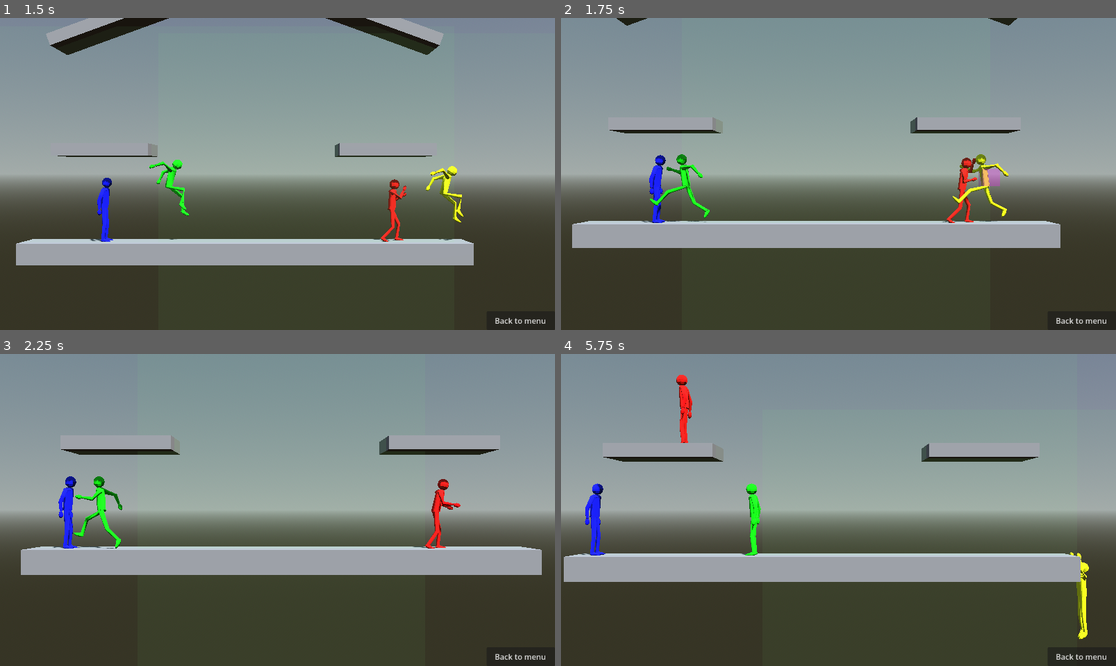
Above: before the commit, frames 1-4 (two rows, left to right).
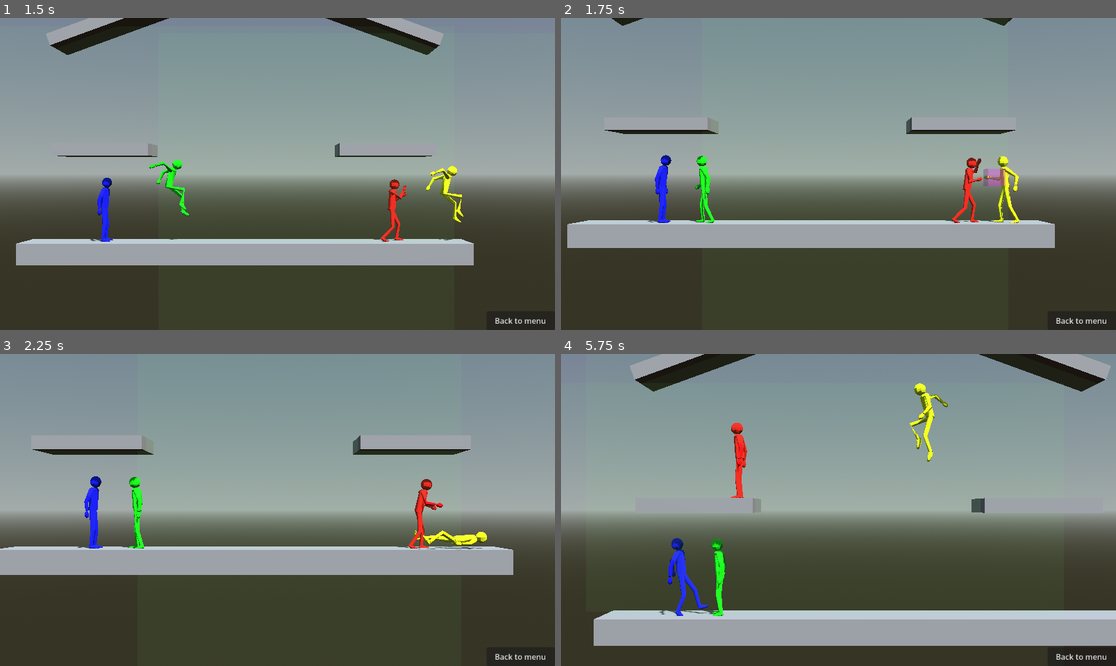
Above: after the commit, the same moments.

Repository: CocoMarck/SuperSmashTux
Game: Godot game, scene res://scenes/main.tscn
The game is run twice, just before and just after one commit, with the same random seed, the same clock (stepped at 60 frames per second) and the same inputs.
Inputs (mouse positions are in pixels of both pictures, inside the frame that each line leads up to):
- Up to frame 1 (1.5 s): click "Start" at 0.5 s; tap Enter at 1.25 s; move the mouse to (399, 158) at 1.27 s; hold Right (player1_move_right) from 1.28 s (still down); tap K (player1_attack) at 1.35 s; click (399, 158) at 1.42 s
- Up to frame 2 (1.75 s): keep holding Right (player1_move_right); tap / (player1_jump) at 1.52 s
- Up to frame 3 (2.25 s): move the mouse to (166, 525) at 2.02 s; release Right (player1_move_right) at 2.03 s; hold Down (player1_move_down) from 2.03 s (still down); tap O (player1_grab) at 2.1 s
- Up to frame 4 (5.75 s): tap / (player1_jump) at 2.27, 3.77, 4.52, 5.27 s; move the mouse to (894, 441) at 2.77 s; release Down (player1_move_down) at 2.78 s; hold Right (player1_move_right) 2.78-3.53 s; tap L (player1_power_attack) at 2.85 s; move the mouse to (810, 572) at 3.52 s; hold Up (player1_move_up) 3.53-4.28 s; tap P (player1_shield) at 3.6 s; click (810, 572) at 3.67 s; move the mouse to (1005, 556) at 4.27 s; hold . (player1_walk) 4.28-5.03 s; hold Left (player1_move_left) from 4.28 s (still down); move the mouse to (672, 463) at 5.02 s; tap G (player2_attack) at 5.1 s

Frame 1 is identical in both runs. In frame 2, 3.0% of the frame differs, in the area x 1-90%, y 0-74%; in frame 3, 3.9%; in frame 4, 25%, in the area x 0-100%, y 0-94%.

Commit message:
NPC: Atacando, obteniendo posiciones xyz, muy cercanas. En base a ello determinan cuando atacar.

Diff:
--- a/scripts/npc.gd
+++ b/scripts/npc.gd
@@ -30,9 +30,10 @@
 
 # Detección de objetos
 var _detected_platforms : Array[Platform] = []
+var _detected_persons : Array[Person] = []
 
 # Timer cambio de dirección horizontal aleatoria.
-var _invert_horizontal_direction_intervals : Array[float] = [5.0, 3.0, 1.0]
+var _invert_horizontal_direction_intervals : Array[float] = [8.0, 4.0, 5.0]
 var _count_invert_horizontal_direction : float = 0.0
 
 # Timer cambio de velocidad aleatoria.
@@ -56,7 +57,7 @@
 	return GlobalUtils.NPC_MATERIAL
 
 # Funciones | Detección de objetos
-func check_nearby_objects(delta: float) -> void:
+func _check_nearby_objects(delta: float) -> void:
 	# Solo checar si esta en el intervalo
 	_detection_counter += delta
 	if _detection_counter < _detection_interval:
@@ -68,20 +69,29 @@
 
 	# Agregar lo que se detecte
 	_detected_platforms.clear()
+	_detected_persons.clear()
 	for body in bodies:
 		#print("Detectado: ", body.name)
 		if (
 			is_instance_valid(body) and (body is Platform) ):
 			_detected_platforms.append(body)
+		if (
+			is_instance_valid(body) and (body is Person) ):
+			_detected_persons.append(body)
 
 # Funciones | Normalizar datos
-func get_nodes_positions(nodes: Array[Node3D]) -> Array[Vector3]:
+func _get_nodes_positions(nodes: Array[Node3D]) -> Array[Vector3]:
+	'''
+	Obtener posiciones de nodos. Solo si no son el propio nodo del NPC.
+	'''
 	var positions :Array[Vector3] = []
 	for obj in nodes:
+		if obj == self:
+			continue
 		positions.append(obj.global_position)
 	return positions
 
-func get_position_average_difference(position1: Vector3, position2: Vector3) -> float:
+func _get_position_average_difference(position1: Vector3, position2: Vector3) -> float:
 	'''Obtener diferencia entre dos posiciones'''
 	# Saber cual es la pos max, y cual es la min
 	var max_position :Vector3 = Vector3(
@@ -98,14 +108,14 @@
 		return 0.0
 	return (addition) / 3
 
-func get_nearest_position(positions: Array[Vector3]) -> Vector3:
+func _get_nearest_position(positions: Array[Vector3]) -> Vector3:
 	'''
 	Determina con el global position, la diferencia promedio entre varias posiciones. Y retorna la posición mas cercana.
 	'''
 	# Obtener diferencias
 	var average_differences :Array[float] = []
 	for position in positions:
-		var difference :float = get_position_average_difference(global_position, position)
+		var difference :float = _get_position_average_difference(global_position, position)
 		average_differences.append(difference)
 
 	var index_nearest_position: int = 0
@@ -115,24 +125,77 @@
 			index_nearest_position = index
 			break
 
-	# Retornar la plataforma mas cercana
+	# Retornar la posición mas cercana
 	return positions[index_nearest_position]
 
+func _get_very_close_position(positions: Array[Vector3], close_difference: float=0.5) -> Vector3:
+	'''
+	Obtiene una posición si esta muy cercana, y la retorna, de lo contrario un Vector3.ZERO.
+	'''
+	# Obtener diferencias
+	var average_differences :Array[float] = []
+	for position in positions:
+		var difference :float = _get_position_average_difference(global_position, position)
+		average_differences.append(difference)
+
+	var index_nearest_position: int = 0
+	var min_difference :float = 0.0
+	if average_differences.size() != 0:
+		min_difference = average_differences.min()
+	for index in range(0, average_differences.size()):
+		if average_differences[index] == min_difference:
+			index_nearest_position = index
+			break
+
+	# Posición mas cercana
+	if (min_difference <= close_difference) and (min_difference > 0.0):
+		return positions[index_nearest_position]
+	else:
+		return Vector3.ZERO
+
+
 # Funciones | Detección por tipo de objeto
-func get_nearest_platform_position() -> Vector3:
-	'''
-	Obtener la posición de la plataforma mas cercana con respecto al NPC.
+func _get_nearest_platform_position() -> Vector3:
+	'''
+	Obtener la posición de la plataforma con la diferencia positiva mas baja, con respecto al NPC.
 	'''
 	# Obtrener posiciones de plataformas
 	var nodes : Array[Node3D] = []
 	for node in _detected_platforms:
 		nodes.append( node as Node3D )
-	var positions :Array[Vector3] = get_nodes_positions(nodes)
-
-	# Obtener diferencias
-	return get_nearest_position(positions)
-
-func directional_orientation_relative_to_oneself(target_position: Vector3) -> Vector3:
+	var positions :Array[Vector3] = _get_nodes_positions(nodes)
+
+	# Obtener la diferencia positiva mas baja
+	return _get_nearest_position(positions)
+
+func _get_nearest_person_position() -> Vector3:
+	'''
+	Obtener la posición del Person/Fighter/PowerFighter con la diferencia positiva mas baja, con respecto al NPC.
+	'''
+	var nodes : Array[Node3D] = []
+	for node in _detected_persons:
+		nodes.append( node as Node3D )
+	var positions :Array[Vector3] = _get_nodes_positions(nodes)
+
+	# Obtener la diferencia positiva mas baja
+	return _get_nearest_position(positions)
+
+func _get_very_close_person_position() -> Vector3:
+	'''
+	Obtiene la pos de un person muy cercano, de lo contrario nada.
+	'''
+	var nodes : Array[Node3D] = []
+	for node in _detected_persons:
+		nodes.append( node as Node3D )
+	var positions :Array[Vector3] = _get_nodes_positions(nodes)
+
+	return _get_very_close_position(positions, 0.4)
+
+# Otros, sin categoria por ahora.
+func _directional_orientation_relative_to_oneself(target_position: Vector3) -> Vector3:
+	'''
+	Dirección de posición, relativa a la posición del NPC.
+	'''
 	var direction :Vector3 = Vector3.ZERO
 	if global_position.x > target_position.x:
 		direction.x = -1.0
@@ -166,9 +229,17 @@
 
 func _random_horizontal_move(delta: float):
 	# Movimiento horizontal aleatoreo
+	if not _pin_right and not _pin_left:
+		# Para evitar que se deje de mover jajaj.
+		var true_false :Array[bool] = [true, false]
+		if true_false[ randi() %true_false.size() ]:
+			_pin_left = true
+		else:
+			_pin_right = true
 	if _count_invert_horizontal_direction >= _get_random_directional_interval():
 		_count_invert_horizontal_direction = 0.0
 		_invert_horizontal_move()
+
 	_count_invert_horizontal_direction += delta
 
 func _random_speed_move(delta: float):
@@ -231,21 +302,27 @@
 	# En person sucede primero el `_collect_input()`
 
 	# Detectar objetos mas que entraron al area y trabajar con ello.
-	check_nearby_objects(delta)
+	_check_nearby_objects(delta)
 
 	# Validar que existan datos para el NPC
 	if frame == null:
 		return
 
 	# Mover NPC
-	if not frame.vertical_force_signals.on_floor and not _try_recovery:
+	if (
+		(not frame.vertical_force_signals.on_floor or _holding_onto_the_ledge()) and
+		not _try_recovery):
 		_try_recovery = true
-	if _try_recovery and frame.vertical_force_signals.on_floor:
+	if (
+		_try_recovery and frame.vertical_force_signals.on_floor and
+		not _holding_onto_the_ledge()):
 		_try_recovery = false
 
-	if _try_recovery and _detected_platforms.size() > 0:
-		var nearest_platform_position :Vector3 = get_nearest_platform_position()
-		var direction :Vector3 = directional_orientation_relative_to_oneself(
+	if (
+		(_try_recovery and _detected_platforms.size() > 0) or
+		_holding_onto_the_ledge()):
+		var nearest_platform_position :Vector3 = _get_nearest_platform_position()
+		var direction :Vector3 = _directional_orientation_relative_to_oneself(
 			nearest_platform_position)
 		_turbo_jump = false
 		if direction.x == 1.0:
@@ -254,7 +331,7 @@
 		elif direction.x == -1.0:
 			_pin_left = true
 			_pin_right = false
-		if direction.y == 1.0:
+		if direction.y == 1.0 or _holding_onto_the_ledge():
 			_turbo_jump = true
 		#print("Posición de plataforma mas cercana: ", nearest_platform_position)
 
@@ -262,6 +339,15 @@
 	if not _try_recovery:
 		_random_horizontal_move(delta)
 		_random_speed_move(delta)
+
+	# Ataque si esta muy cerca algun Person.
+	if _detected_persons.size() != 0 and not _try_recovery:
+		if _get_very_close_person_position() != Vector3.ZERO:
+			# Forzar estar paradito
+			_pin_left = false
+			_pin_right = false
+			# Atacar
+			_attack = true
 
 	# Commit movimiento horizonal
 	if _npc_horizontal_move or _try_recovery:
--- a/scripts/person.gd
+++ b/scripts/person.gd
@@ -258,7 +258,7 @@
 		# Determinar a donde se debe mirar mientras uno se cuelga pa irse a conocer a diosito.
 		var inward := -1.0 if _hanging_right_side else 1.0
 
-		if _up_pressed:
+		if _up_pressed or _jump:
 			# Subirse de vuelta a la plataforma, puro impulso hacia arriba; si se mete o no ya es bronca del jugador.
 			_target_velocity.y = jump_impulse
 			_release_hanging_ledge()
